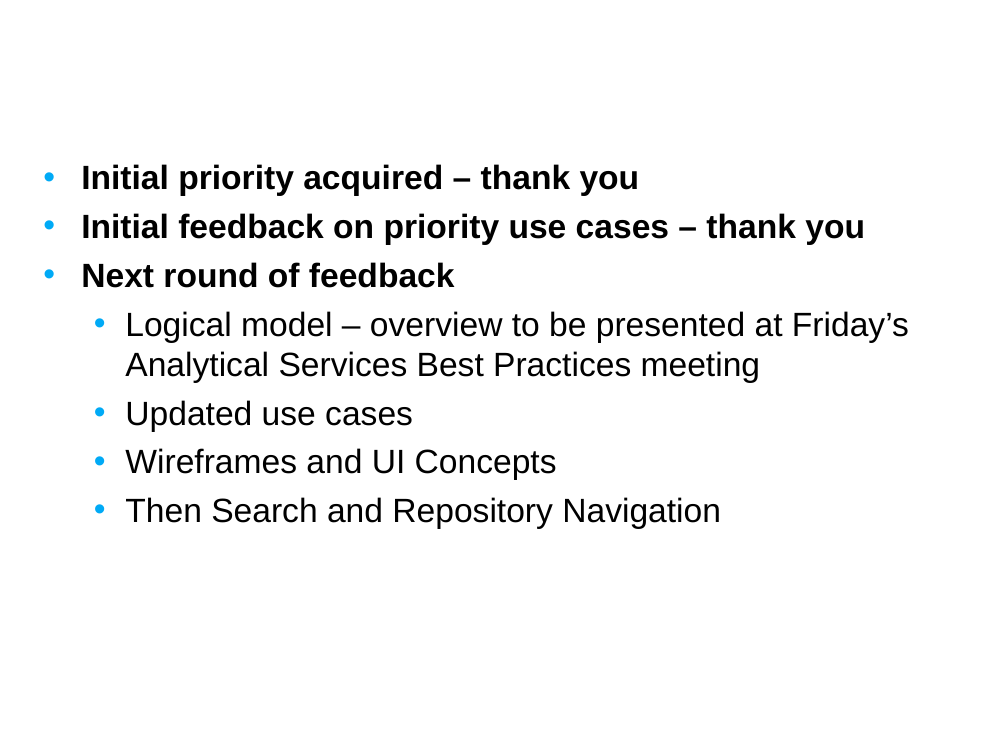
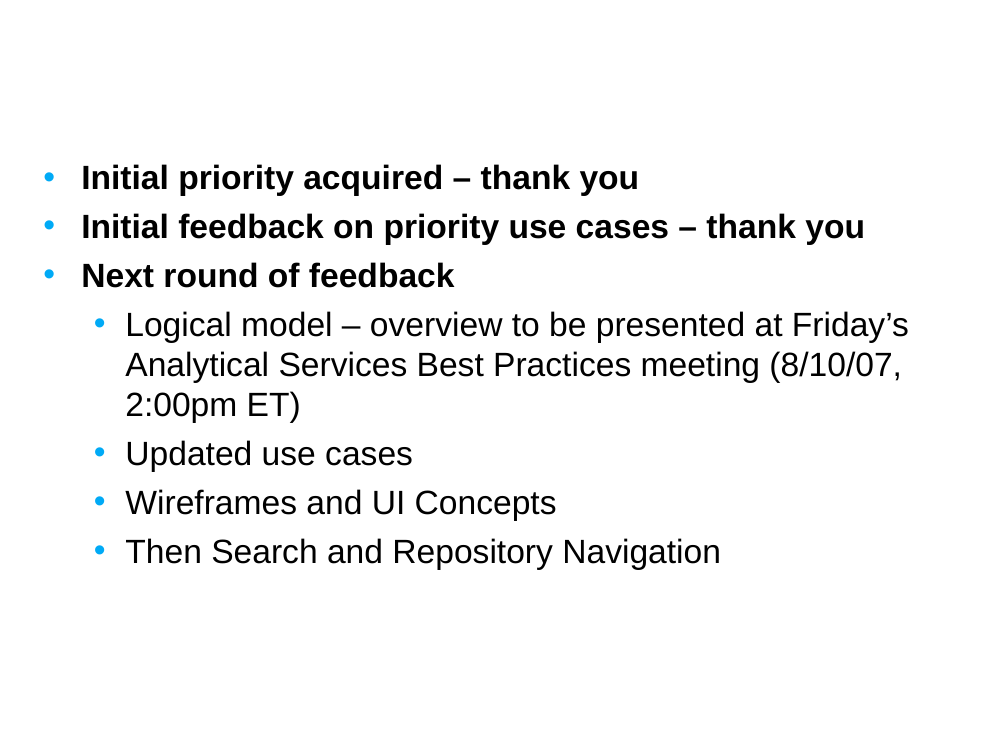
Before and after one commit to NCIP/caarray-docs, a slide deck: slide 13 of project_management/open_meetings/caArray User Community Meeting Aug 8.ppt. Drawn at 1008x756 pixels with LibreOffice and Linux fonts; fonts in the diff are those of the drawing; background and template pictures are left out. Boxes give left, top, right and bottom in pixels: in the first picture for what was removed or moved away, otherwise in the second. Text is boxed around its words. In the diff, an @@ line names an element or a change of style, - is before the commit and + after.

```diff
--- a/project_management/open_meetings/caArray User Community Meeting Aug 8.ppt
+++ b/project_management/open_meetings/caArray User Community Meeting Aug 8.ppt
@@ text at box(125, 311, 909, 423): text changed @@
-  • Logical model – overview to be presented at Friday’s Analytical Services Best Practices meeting
+  • Logical model – overview to be presented at Friday’s Analytical Services Best Practices meeting (8/10/07, 2:00pm ET)
```
Also in this commit, not shown: 6 other slides changed.
